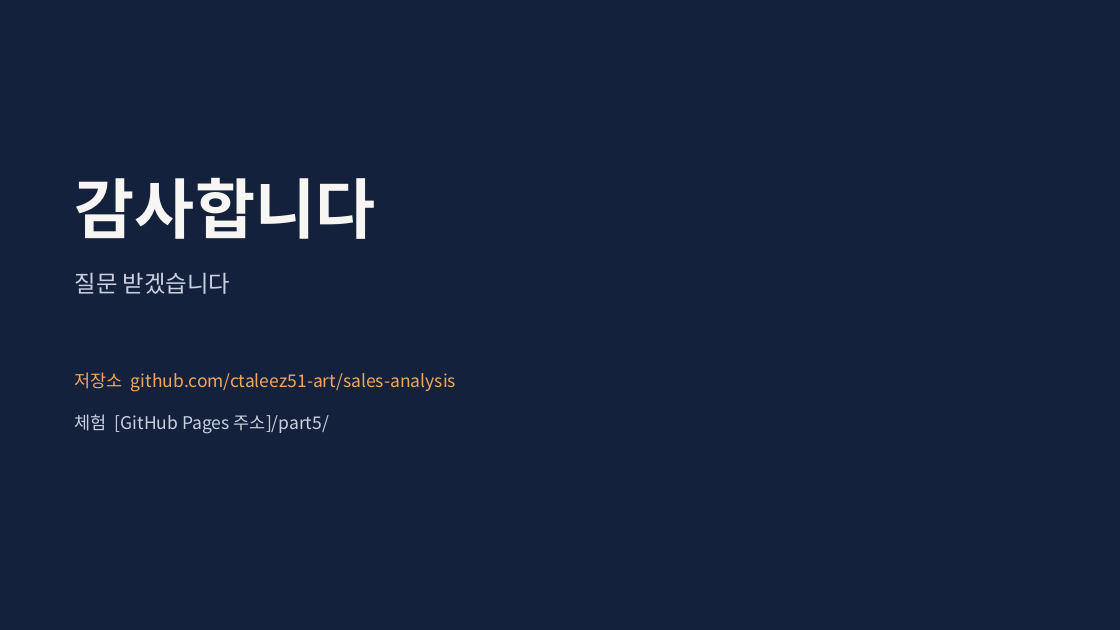
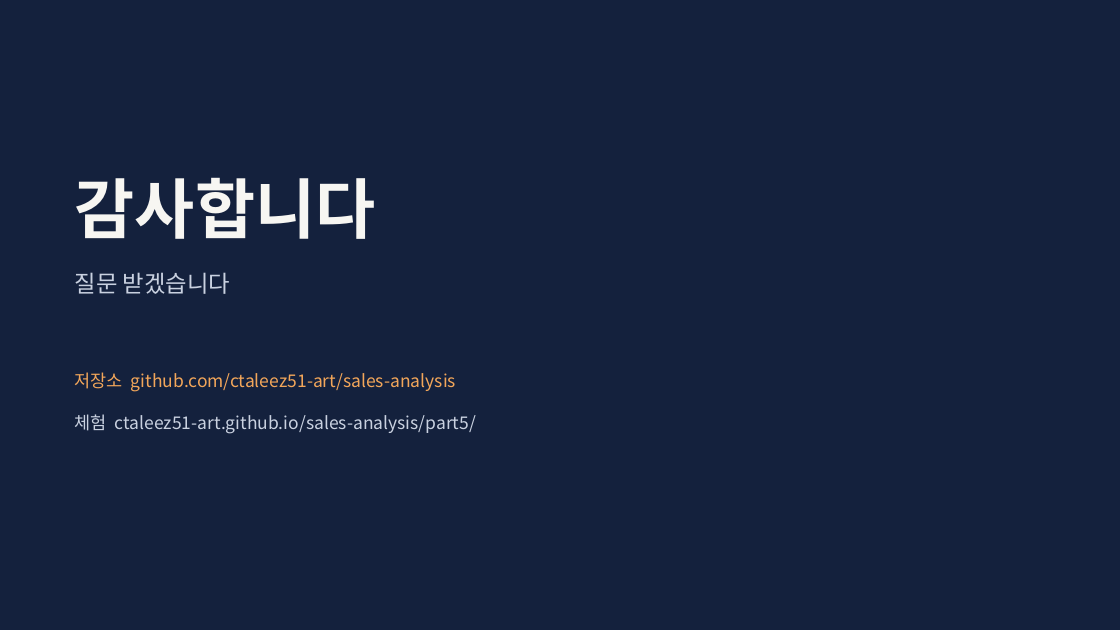
Before and after one commit to ctaleez51-art/sales-analysis, a slide deck: slide 14 of docs/presentation/M1_presentation_draft_v0.1.pptx. Drawn at 1120x630 pixels with LibreOffice and Linux fonts; fonts in the diff are those of the drawing. Boxes give left, top, right and bottom in pixels: in the first picture for what was removed or moved away, otherwise in the second. Text is boxed around its words. In the diff, an @@ line names an element or a change of style, - is before the commit and + after.

```diff
--- a/docs/presentation/M1_presentation_draft_v0.1.pptx
+++ b/docs/presentation/M1_presentation_draft_v0.1.pptx
@@ text at (x1=75, y1=414, x2=476, y2=434): text changed @@
-체험 [GitHub Pages 주소]/part5/
+체험 ctaleez51-art.github.io/sales-analysis/part5/
```
Also in this commit, not shown: 1 other slide changed, 2 other files.
